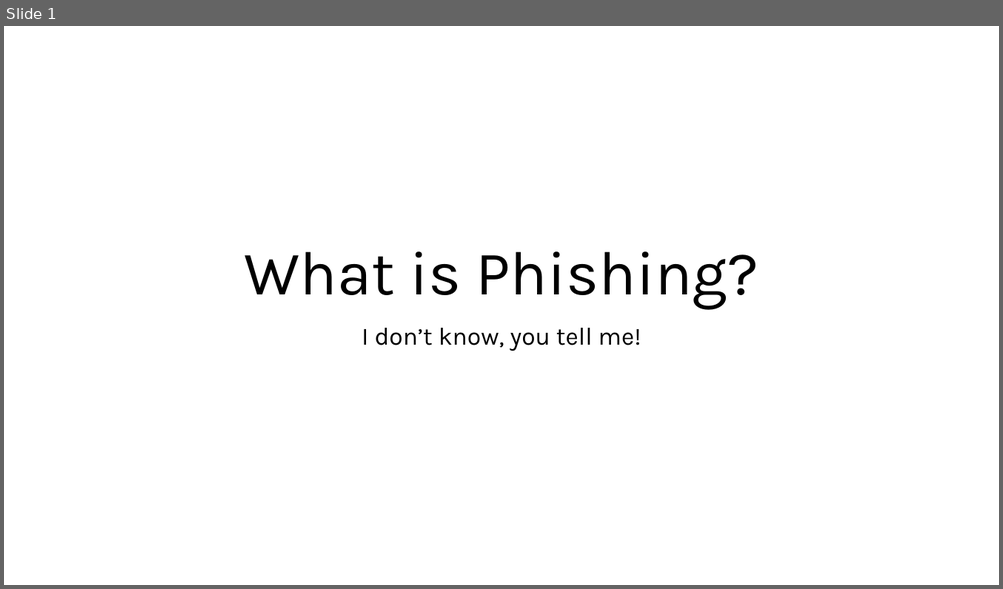
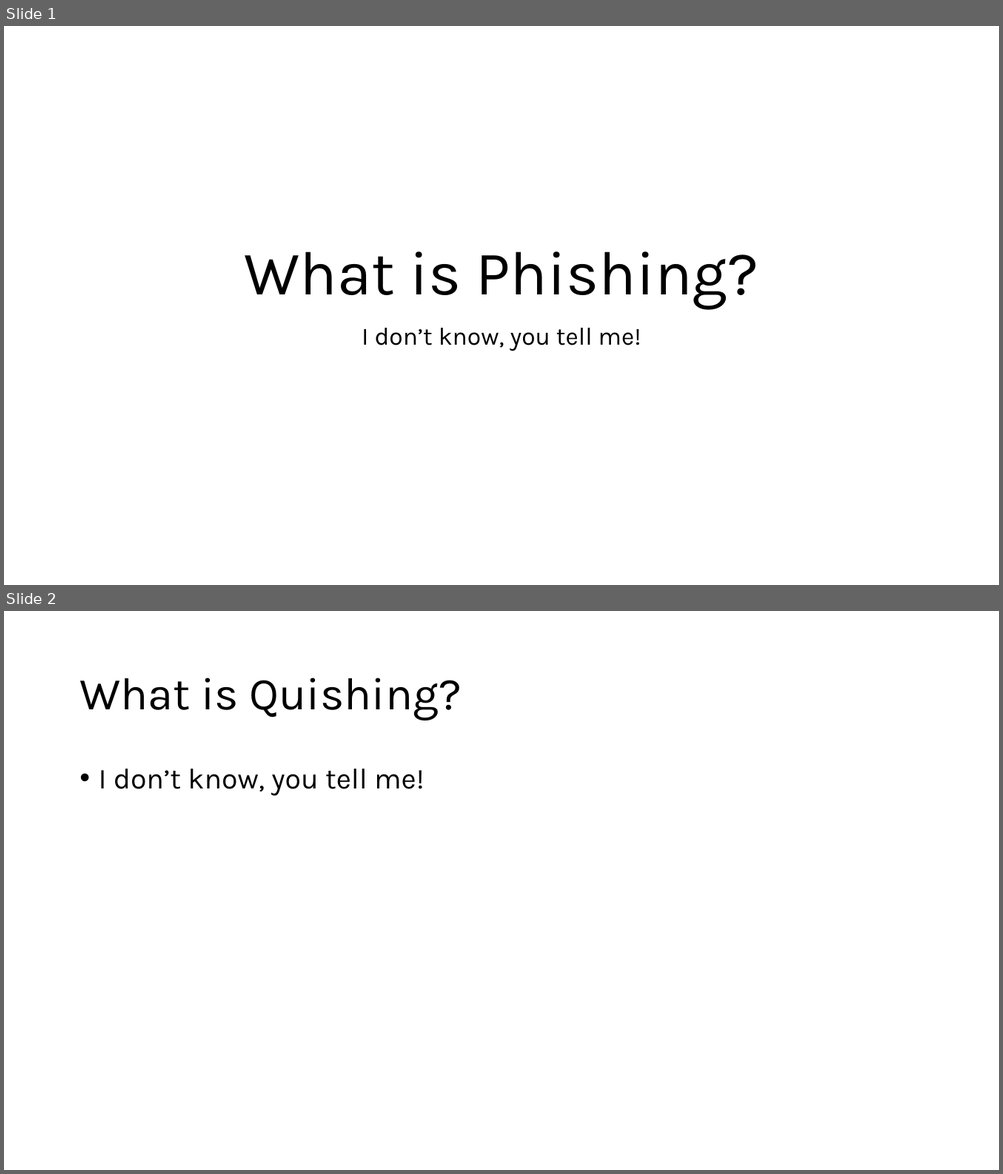
Before and after one commit to zoldyckd/cyberrangers, a slide deck: public/ppt/Phishing.pptx. Shown one above the other, each under a label of ours: slide 1 before the commit, slides 1 and 2 after it. The pictures are 1003x589 and 1003x1174 pixels, drawn with LibreOffice and Linux fonts; fonts in the diff are those of the drawing. Boxes give left, top, right and bottom in pixels: in the first picture for what was removed or moved away, otherwise in the second. Text is boxed around its words. In the diff, an @@ line names an element or a change of style, - is before the commit and + after.

```diff
--- a/public/ppt/Phishing.pptx
+++ b/public/ppt/Phishing.pptx
@@ slide 2 added at [4,611,999,1170], background #FFFFFF @@
@@ title added at [79,678,461,721], 44 pt, text #000000 @@
+What is Quishing?
@@ text added at [99,769,424,796], 28 pt, text #000000 @@
+• I don’t know, you tell me!
```
Also in this commit, not shown: 1 other slide added, 2 other files.
